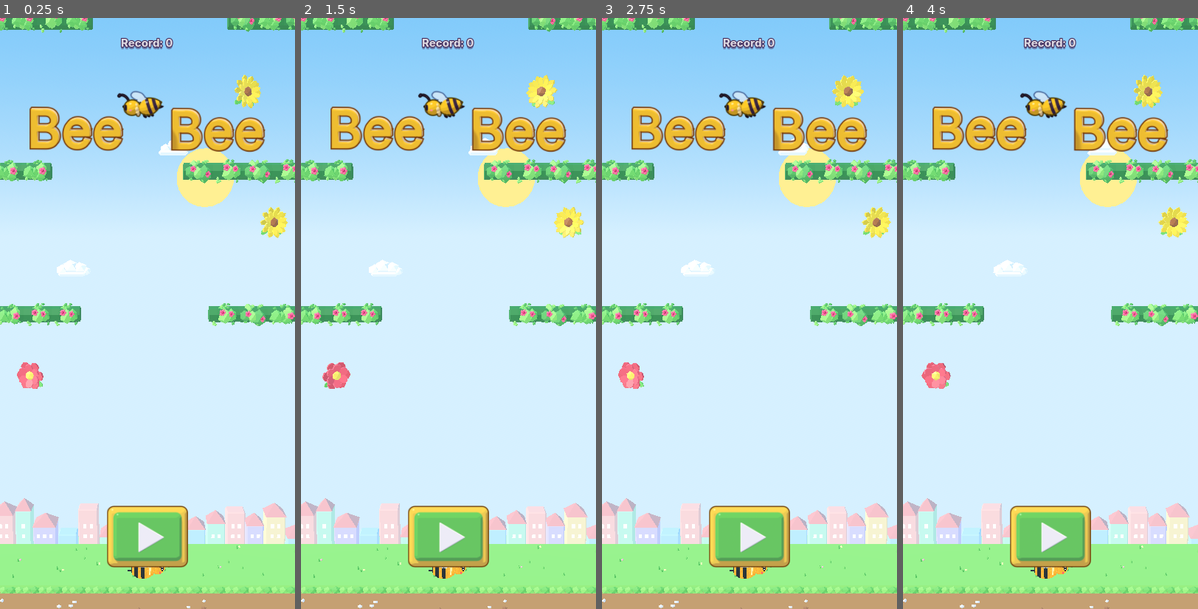
Above: before the commit, frames 1-4 (left to right).
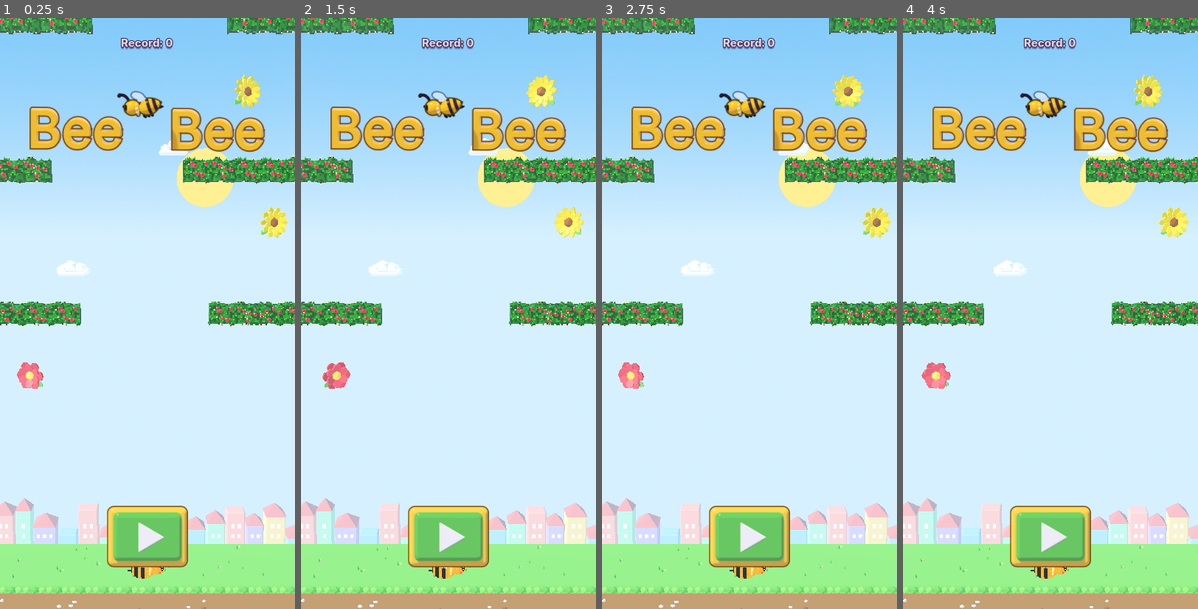
Above: after the commit, the same moments.

Repository: costanoy/bee-bee
Game: Godot game, scene res://scenes/main.tscn
The game is run twice, just before and just after one commit, with the same random seed, the same clock (stepped at 60 frames per second) and the same inputs.
Inputs (mouse positions are in pixels of both pictures, inside the frame that each line leads up to):
- Up to frame 1 (0.25 s): no input
- Up to frame 2 (1.5 s): move the mouse to (513, 283) at 0.52 s; click (513, 283) at 0.67 s; move the mouse to (389, 343) at 1.27 s; click (389, 343) at 1.42 s
- Up to frame 3 (2.75 s): move the mouse to (779, 183) at 2.02 s; click (779, 183) at 2.17 s
- Up to frame 4 (4 s): move the mouse to (1035, 431) at 2.77 s; click (1035, 431) at 2.92 s; move the mouse to (1139, 402) at 3.52 s; click (1139, 402) at 3.67 s

The runs differ from the first frame. In frame 1, 5.4% of the frame differs, in the area x 0-100%, y 0-53%; in frame 2, 5.4%; in frame 3, 5.4%; in frame 4, 5.4%.

Commit message:
Voxel rose hedge in the game
Approved in review: the game's hedge rows are now built from the voxel
tiles (hedge_voxel_a/b/c, 0.96 units = 24 cubes wide), replacing the
low-poly segments.

Co-Authored-By: Claude Opus 5.5 <noreply@anthropic.com>

Diff:
--- a/scripts/view3d.gd
+++ b/scripts/view3d.gd
@@ -16,7 +16,9 @@
 const BEE_SCALE := 0.8
 const FLOWER_SCALE := 1.25
 const CAM_PITCH := 7.0           # degrees, looking slightly down onto the play plane
-const HEDGE_VARIANTS := ["hedge_a", "hedge_b", "hedge_c"]
+# voxel hedge tiles (make_voxel_hedge.py): 24 cubes = 0.96 units wide
+const HEDGE_VARIANTS := ["hedge_voxel_a", "hedge_voxel_b", "hedge_voxel_c"]
+const HEDGE_TILE_W := 0.96
 var voxel := {"bee": "bee_voxel"}
 const BACKDROP_DEPTH := 95.0     # far enough to scroll at ~1/5 of the climb rate
 const SUN_Y := 26.0
@@ -37,7 +39,7 @@
 var mirrors := {}                # 2D node instance id -> Node3D
 # hedge tile models and the width (3D units) of one tile
 var hedge_models: Array = HEDGE_VARIANTS
-var hedge_seg_w := 1.0
+var hedge_seg_w := HEDGE_TILE_W
 var bee3d: Node3D
 var wing_l: Node3D
 var wing_r: Node3D
@@ -57,7 +59,7 @@
 
 func setup(p_main: Node2D) -> void:
 	main = p_main
-	for f in ["bee", "hedge_a", "hedge_b", "hedge_c", "flower_red", "flower_yellow", "flower_blue",
+	for f in ["bee", "hedge_voxel_a", "hedge_voxel_b", "hedge_voxel_c", "flower_red", "flower_yellow", "flower_blue",
 			"cloud_a", "cloud_b", "gull", "moon", "jupiter", "ufo", "ground", "tree_round", "tree_pine",
 			"backdrop_hills", "backdrop_city"]:
 		models[f] = load("res://models/%s.glb" % voxel.get(f, f))
